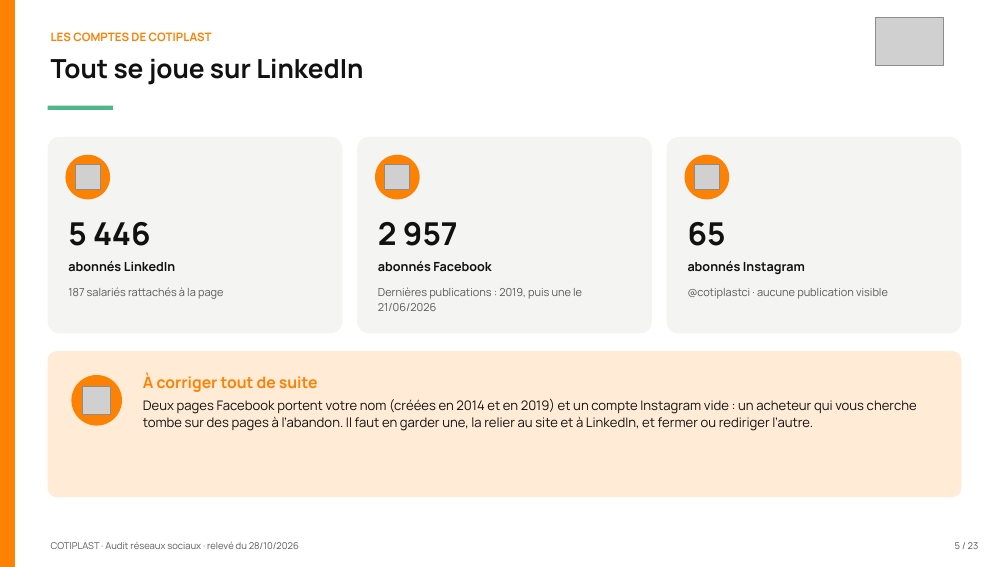
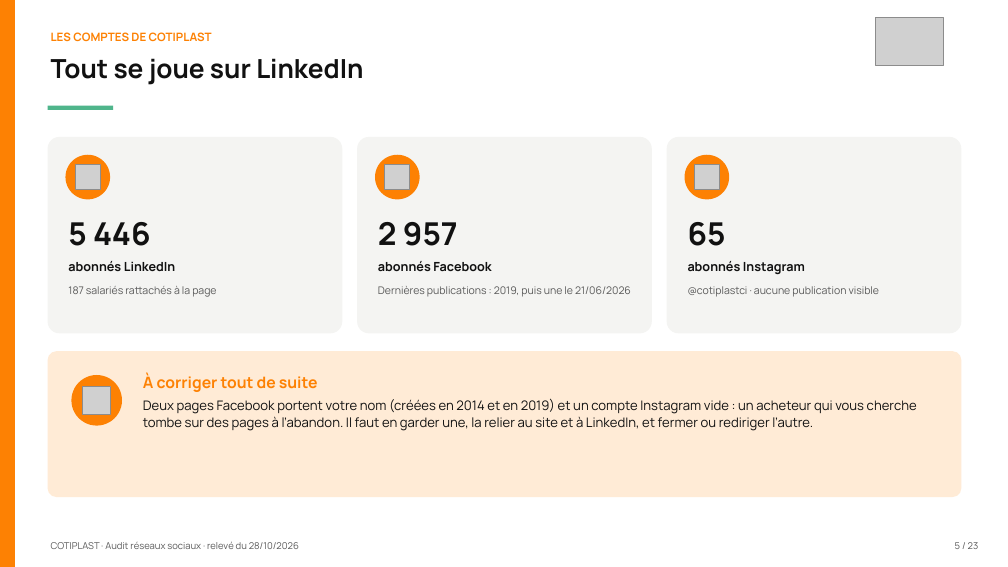
Before and after one commit to leslita06/fatima-unifood-fictif, a slide deck: slide 5 of tmp-tj/261028_cotiplast_audit-reseaux-sociaux_v1.pptx. Drawn at 1008x567 pixels with LibreOffice and Linux fonts; fonts in the diff are those of the drawing; grey boxes stand for pictures. Boxes give left, top, right and bottom in pixels: in the first picture for what was removed or moved away, otherwise in the second. Text is boxed around its words. In the diff, an @@ line names an element or a change of style, - is before the commit and + after.

```diff
--- a/tmp-tj/261028_cotiplast_audit-reseaux-sociaux_v1.pptx
+++ b/tmp-tj/261028_cotiplast_audit-reseaux-sociaux_v1.pptx
@@ size 10.5 to 10 pt in 3 elements at bbox=[68, 286, 216, 297], bbox=[378, 286, 631, 297], bbox=[688, 286, 879, 297] @@
```
Also in this commit, not shown: 13 other slides changed.
